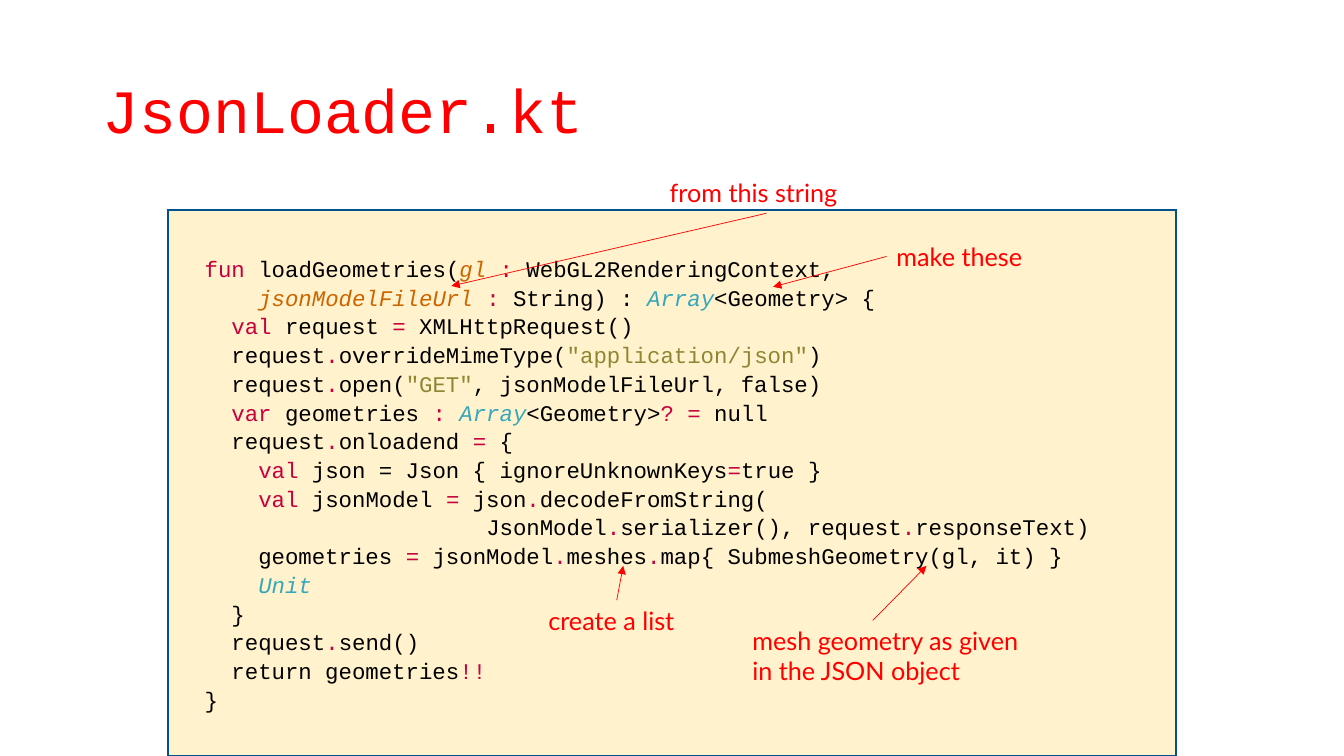
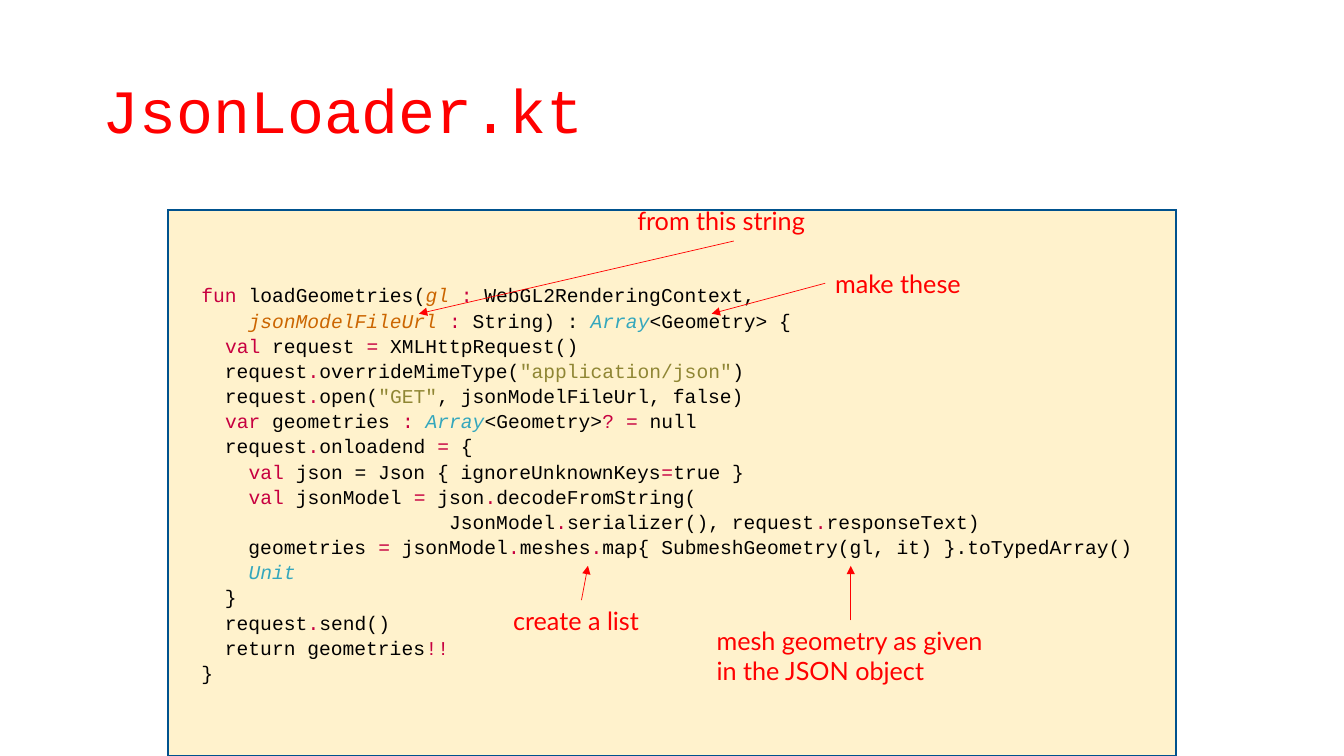
Before and after one commit to szecsi/kogfactory, a slide deck: slide 10 of projects/kog.040.010-models/aitcg310 - Modeling.pptx. Drawn at 1344x756 pixels with LibreOffice and Linux fonts; fonts in the diff are those of the drawing. Boxes give left, top, right and bottom in pixels: in the first picture for what was removed or moved away, otherwise in the second. Text is boxed around its words. In the diff, an @@ line names an element or a change of style, - is before the commit and + after.

```diff
--- a/projects/kog.040.010-models/aitcg310 - Modeling.pptx
+++ b/projects/kog.040.010-models/aitcg310 - Modeling.pptx
@@ text "from this string": place and size @@
-text "from this string" at <box>670,183,837,207</box>
+text "from this string" at <box>637,209,805,235</box>
@@ arrow moved from (766, 214) - (452, 286) to (734, 241) - (419, 314) @@
@@ text "make these": place and size @@
-text "make these" at <box>896,247,1023,267</box>
+text "make these" at <box>835,274,961,294</box>
@@ text in rectangle at <box>201,289,980,659</box>: size 16 to 14 pt in "fun loadGeometries(gl : WebGL2RenderingContext,", "jsonModelFileUrl : String) : Array<Geometry> {", "val request = XMLHttpRequest()", "request.overrideMimeType("application/json")" and 11 more places @@
@@ arrow moved from (887, 256) - (773, 287) to (826, 283) - (712, 314) @@
@@ text in rectangle at <box>248,540,1132,558</box>: text changed; size 16 to 14 pt @@
-geometries = jsonModel.meshes.map{ SubmeshGeometry(gl, it) }
+geometries = jsonModel.meshes.map{ SubmeshGeometry(gl, it) }.toTypedArray()
@@ 2 texts, 1 arrow: place and size @@
-2 texts, 1 arrow at <box>548,566,1018,685</box>
+2 texts, 1 arrow at <box>513,566,982,685</box>
@@ arrow moved from (873, 621) - (927, 566) to (851, 621) - (851, 566) @@
```
Also in this commit, not shown: 2 other files.
